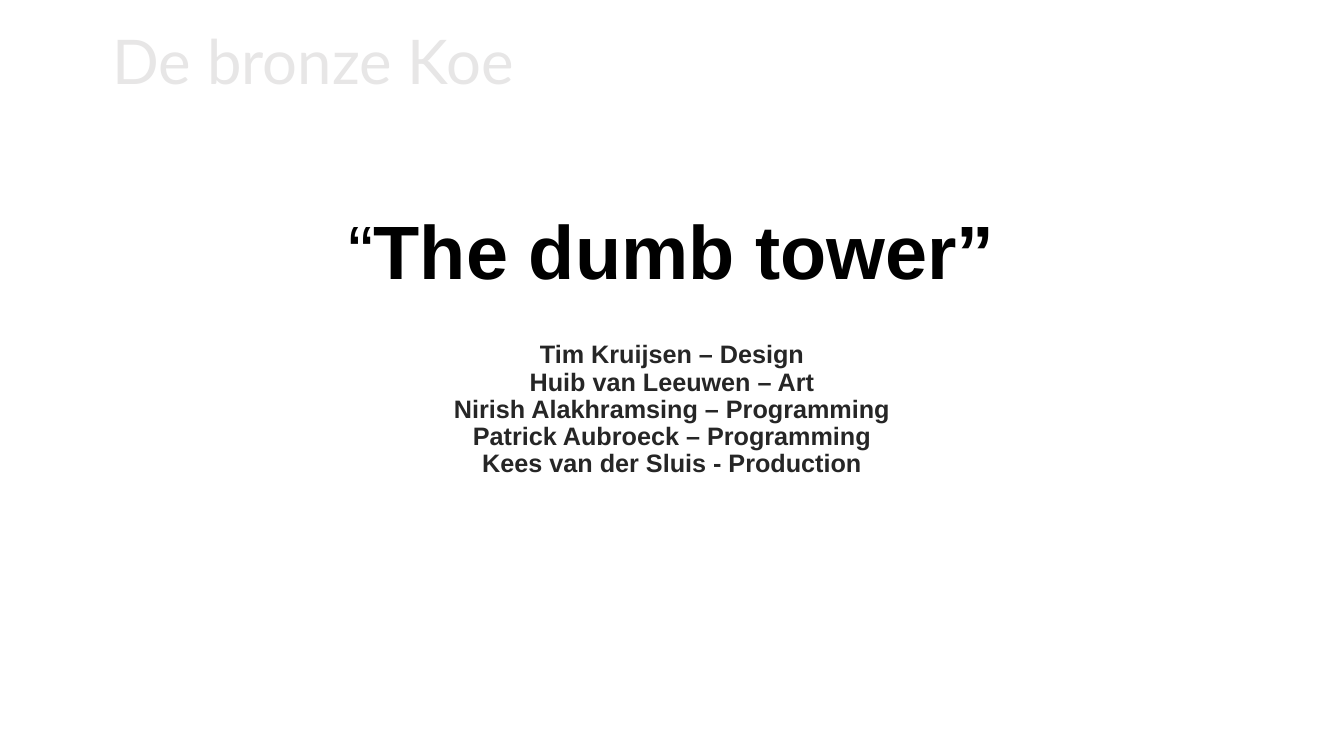
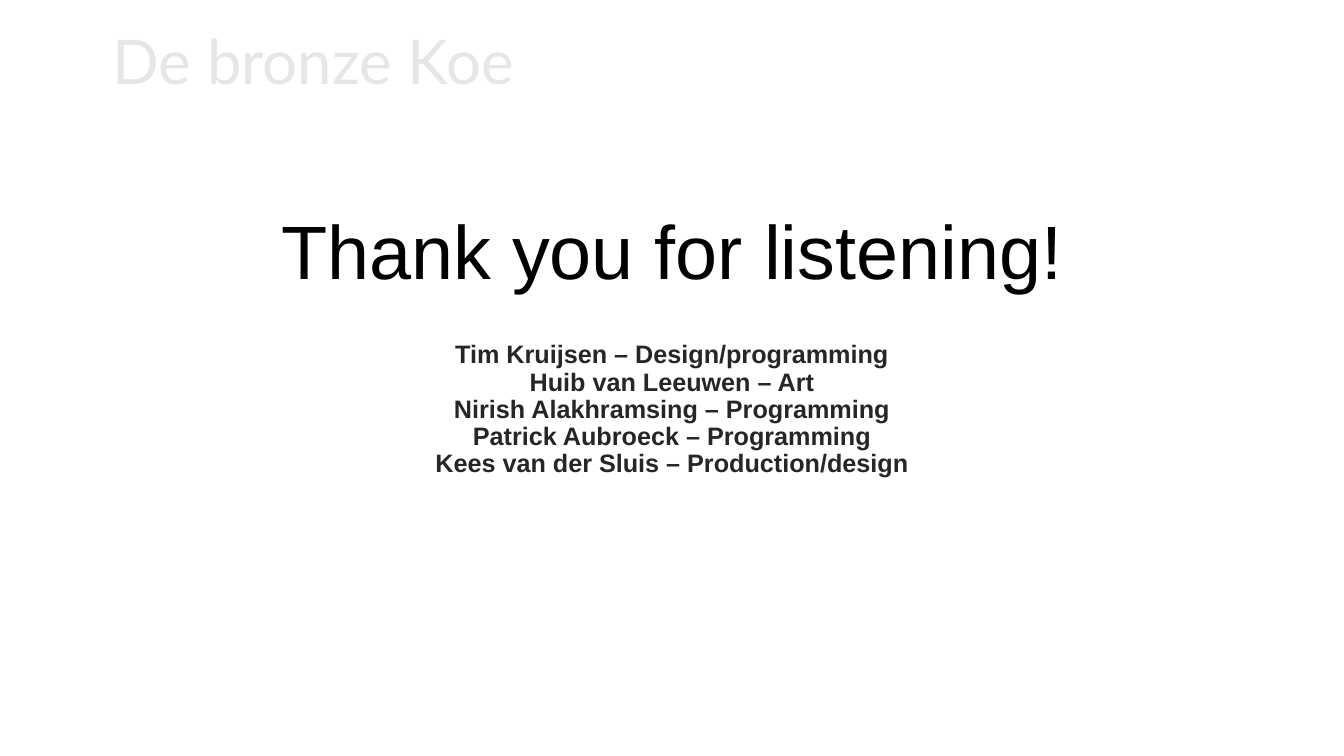
Before and after one commit to RoofTurkey/SGD15, a slide deck: slide 10 of BUSINESS/Completion_Presentation_V1.0.pptx (slide 12 before the commit). Drawn at 1344x756 pixels with LibreOffice and Linux fonts; fonts in the diff are those of the drawing; background and template pictures are left out. Boxes give left, top, right and bottom in pixels: in the first picture for what was removed or moved away, otherwise in the second. Text is boxed around its words. In the diff, an @@ line names an element or a change of style, - is before the commit and + after.

```diff
--- a/BUSINESS/Completion_Presentation_V1.0.pptx
+++ b/BUSINESS/Completion_Presentation_V1.0.pptx
@@ subtitle at (281,224,1062,478): text changed @@
-“The dumb tower”
-Tim Kruijsen – Design
-Huib van Leeuwen – Art
-Nirish Alakhramsing – Programming
-Patrick Aubroeck – Programming
-Kees van der Sluis - Production
+Thank you for listening!
+Tim Kruijsen – Design/programming
+Huib van Leeuwen – Art
+Nirish Alakhramsing – Programming
+Patrick Aubroeck – Programming
+Kees van der Sluis – Production/design
```
Also in this commit, not shown: 6 other slides changed, 1 slide added, 3 slides removed.
